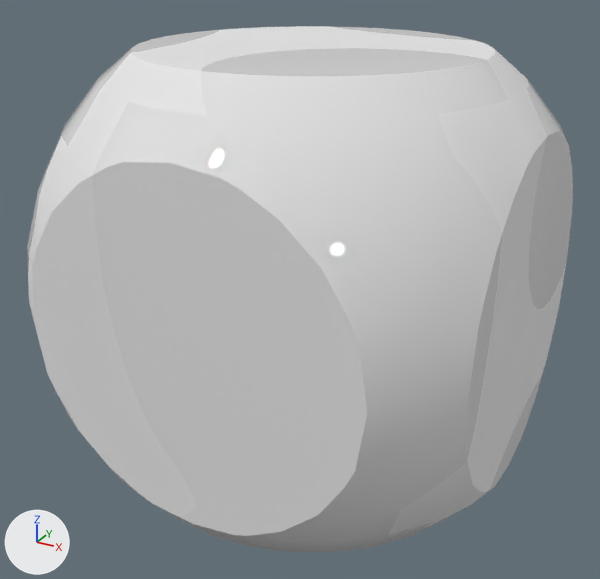
The FBX model Assets/Mesh/Shell.fbx: old version first, new version second.
Both versions are drawn from a 50 mm lens placed at (1.338, -2.518, 1.17), pointed at (-0.022, -0.045, -0.066). Every picture has the same lights, and +X, +Y and +Z are marked at lower left.

The older version as bpy lines, for what is in view:
```python
me_sphere_001 = bpy.data.meshes.new('Sphere.001')
me_sphere_001.from_pydata(...)  # 317 vertices, 261 faces; spans x -0.8..0.8, y -0.8..0.8, z -0.8..0.8
me_sphere_001.materials.append(mat_armor_material)
ob_shell = bpy.data.objects.new('Shell', me_sphere_001)
ob_shell.location = (0.0, 0.0, 0.0)
```
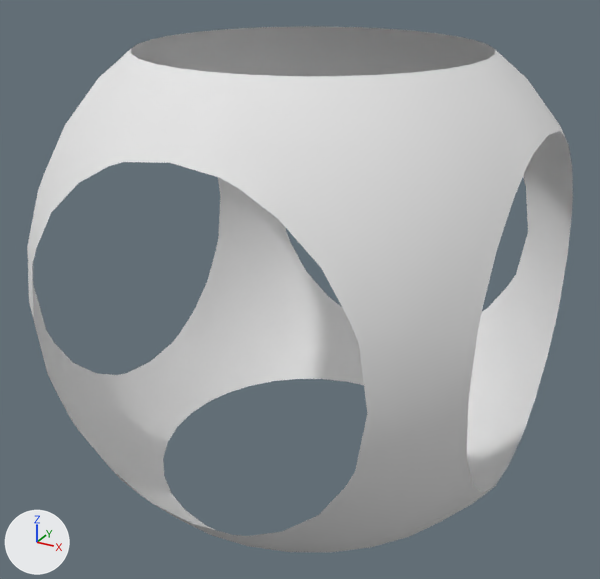
Where the change shows, as pixel boxes [x1, y1, x2, y2] in the pictures (600 x 579 px):
```json
{"part": 1, "of": "me_sphere_001", "change": "deleted", "before": [32, 26, 573, 536]}
{"part": 2, "of": "me_sphere_001", "change": "surface changed", "before": [27, 49, 567, 552], "after": [27, 26, 573, 552]}
```

Edits to the scene script, one JSON object a line:
```json
{"block": "me_sphere_001", "where": "# used by ob_shell; location = (0.0, 0.0, 0.0)"}
{"op": "remove", "block": "me_sphere_001", "code": "me_sphere_001.from_pydata(...)  # 317 vertices, 261 faces; spans x -0.8..0.8, y -0.8..0.8, z -0.8..0.8"}
{"op": "add", "block": "me_sphere_001", "code": "me_sphere_001.from_pydata(...)  # 316 vertices, 224 faces; spans x -0.8..0.8, y -0.8..0.8, z -0.8..0.8"}
{"block": "me_sphere_001", "change": "me_sphere_001 part 1"}
{"block": "me_sphere_001", "change": "1 vertex is removed from x 0.0, y 0.0, z 0.8"}
{"block": "me_sphere_001", "change": "37 faces are deleted"}
{"block": "me_sphere_001", "change": "me_sphere_001 part 2: 224 kept faces spanning x -0.8..0.8, y -0.8..0.8, z -0.8..0.8 get new texture (UV) coordinates"}
```
